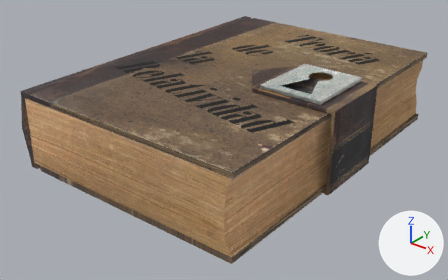
An edit to the FBX model Assets/Objects/Libro.FBX, drawn before and after from the same camera.
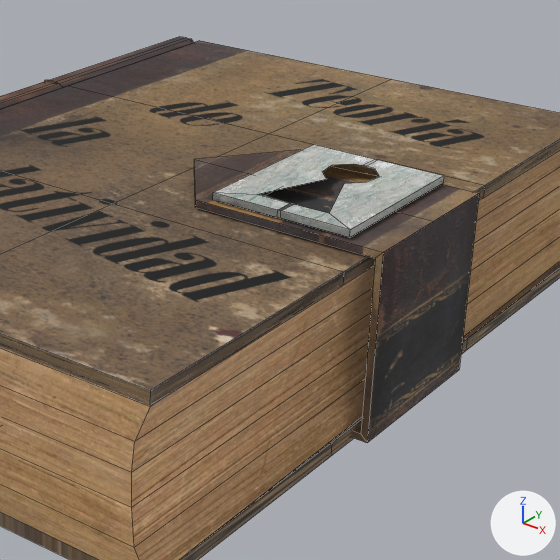
Each version is shown whole from a 50 mm lens placed at (1.03, -0.762, 0.471), pointed at (0.447, -0.033, 0.02), then close up on the part from 37% to 92% of the width and 0% to 88% of the height. Arrows for +X, +Y and +Z are at lower right; the lights stay in place. The close-ups show mesh edges as thin lines. Where no turn or scale is listed for an object, it has been applied to the vertices. Vertices at the same position are counted once.
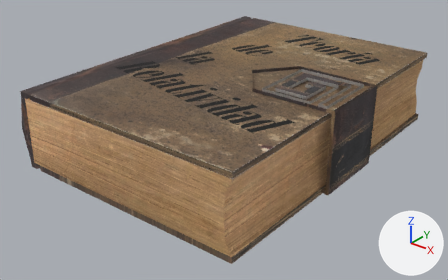
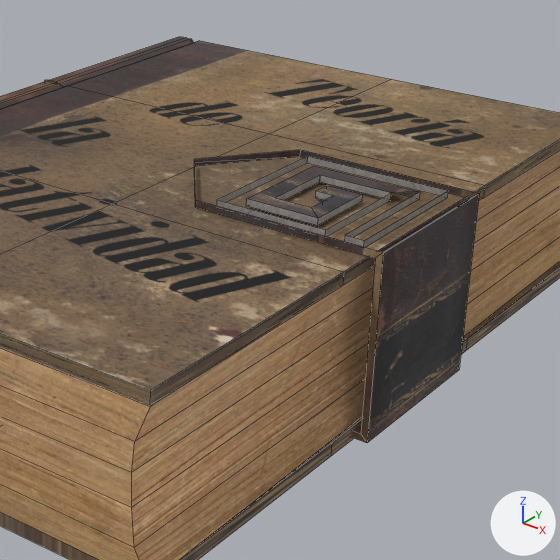
Changed parts and their boxes (x1, y1, x2, y2) in the close-ups (560 x 560 px):
'Box006', deleted: before (213, 145, 444, 238)
part 1 of me_mesh_006, built on: before (194, 150, 479, 252); after (217, 156, 448, 247)

The edits, one by one:
Picture 'MetalBare0188_9_S.jpg' (img_metalbare0188_9_s_jpg) is new.
Material '19 - Default' (mat_19___default) is new.
Its texture is img_metalbare0188_9_s_jpg.
Its roughness is 0.859.
me_mesh_006 is used by ob_object004; parent ob_object006; location (0.00636, 5.152, 0.0).
me_mesh_006 had 18 vertices, 10 faces and spanned x -7.33..0.01, y -0.17..0.03, z -2.5..2.5.
me_mesh_006 now has 50 vertices, 29 faces, 2 loose edges and spans x -7.33..0.01, y -0.17..0.03, z -2.5..2.5.
Part 1, on me_mesh_006:
7 vertices are removed from x -4.23..0.01, y 0.03, z -2.1..2.01.
3 faces are deleted.
20 vertices are added at x -5.02..-0.7, y -0.17..0.03, z -2.16..2.15.
19 new vertices lie (0.0, 0.2, 0.0) away from vertices in x -5.02..-0.7, y -0.17, z -2.16..2.15.
2 loose edges are added.
3 new faces join them, mat_13___default (picture img_bookcovers0169_4_s_jpg).
19 new faces join them, mat_19___default (picture img_metalbare0188_9_s_jpg).
me_mesh_006 now uses material mat_19___default (picture img_metalbare0188_9_s_jpg).
Object 'Box006' (ob_box006) is deleted.
